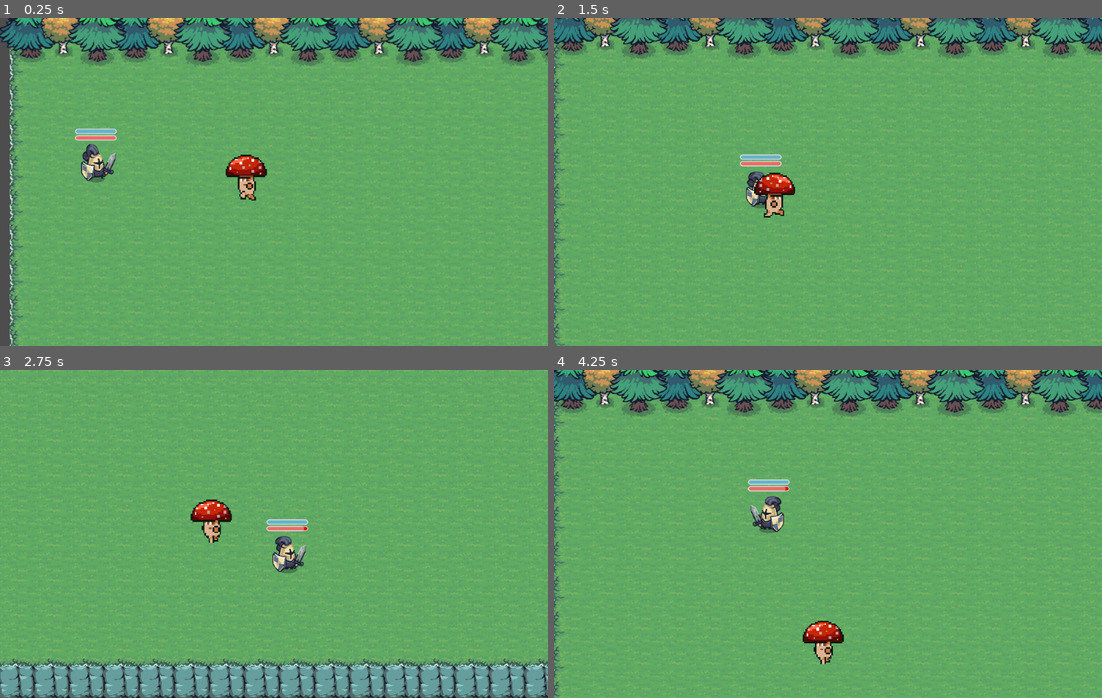
Above: before the commit, frames 1-4 (two rows, left to right).
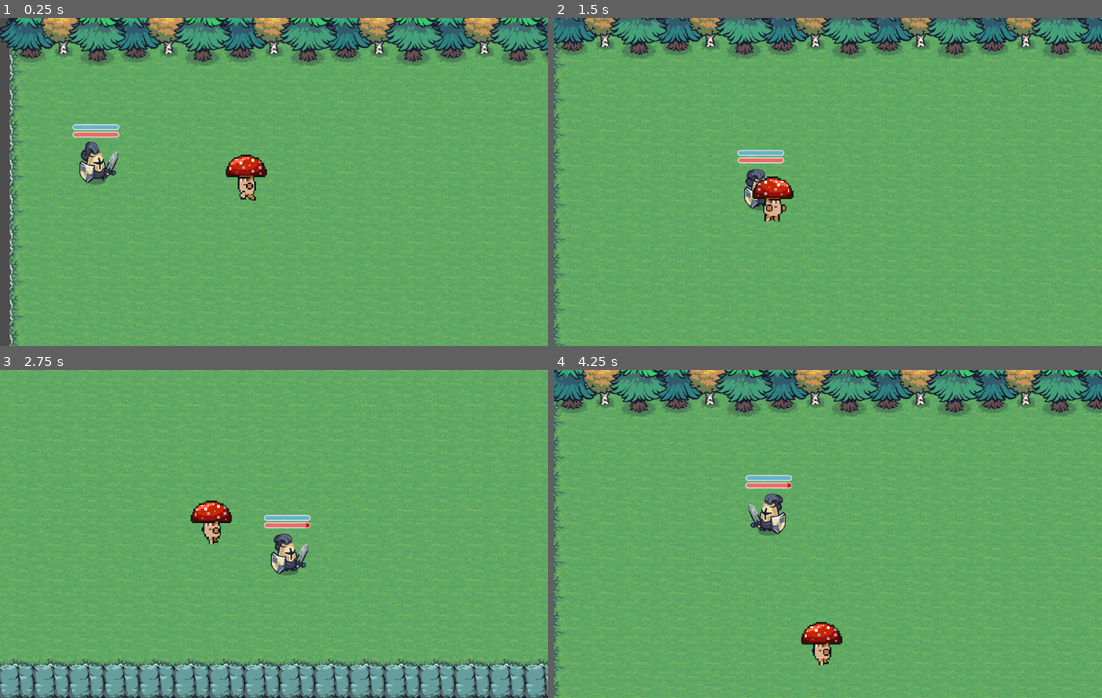
Above: after the commit, the same moments.

Repository: MirkoDiosquez/tortafrita
Game: Godot game, scene res://Escenas/node_2d.tscn
Same seed, same stepped clock (60 frames per second), same inputs: the game is played once before the commit and once after it.
Inputs:
- Up to frame 1 (0.25 s): no input
- Up to frame 2 (1.5 s): hold D (move_right) 0.53-1.28 s; tap P (attack) at 0.6 s; hold S (move_down) from 1.28 s (still down); tap O (block) at 1.35 s
- Up to frame 3 (2.75 s): release S (move_down) at 2.03 s; hold D (move_right) from 2.03 s (still down); tap P (attack) at 2.1 s
- Up to frame 4 (4.25 s): release D (move_right) at 2.78 s; hold W (move_up) 2.78-3.53 s; tap O (block) at 2.85 s; hold A (move_left) from 3.53 s (still down); tap P (attack) at 3.6 s

The runs differ from the first frame. In frame 1, 0.8% of the frame differs, in the area x 13-22%, y 32-51%; in frame 2, 1.3%, in the area x 33-44%, y 40-63%; in frame 3, 1.1%; in frame 4, 1.3%.

Commit message:
avance muy poco

Diff:
--- /dev/null
+++ b/beatem-up-db/Escenas/Fondo/door.tscn
@@ -0,0 +1,26 @@
+[gd_scene format=3]
+
+[ext_resource type="Script" path="res://Scripts/door_transition.gd" id="1_door"]
+
+[sub_resource type="RectangleShape2D" id="RectangleShape2D_door"]
+size = Vector2(60, 120)
+
+[node name="Door" type="Area2D"]
+collision_layer = 32
+collision_mask = 2
+script = ExtResource("1_door")
+
+[node name="CollisionShape2D" type="CollisionShape2D" parent="."]
+shape = SubResource("RectangleShape2D_door")
+
+[node name="Sprite" type="Sprite2D" parent="."]
+modulate = Color(0.6, 0.3, 0.1, 1)
+scale = Vector2(0.5, 1.0)
+
+[node name="Label" type="Label" parent="."]
+offset_left = -30.0
+offset_top = -70.0
+offset_right = 30.0
+offset_bottom = -50.0
+text = "PUERTA"
+horizontal_alignment = 1
--- a/beatem-up-db/Escenas/door.tscn
+++ b/beatem-up-db/Escenas/door.tscn
@@ -1,26 +1,20 @@
-[gd_scene format=3]
+[gd_scene format=3 uid="uid://dqxj3t73y5p11"]
 
-[ext_resource type="Script" path="res://Scripts/door_transition.gd" id="1_door"]
+[ext_resource type="Script" uid="uid://cuarqhr60htj6" path="res://Scripts/door_transition.gd" id="1_door"]
 
 [sub_resource type="RectangleShape2D" id="RectangleShape2D_door"]
 size = Vector2(60, 120)
 
-[node name="Door" type="Area2D"]
+[node name="Door" type="Area2D" unique_id=1205179201]
 collision_layer = 32
 collision_mask = 2
 script = ExtResource("1_door")
 
-[node name="CollisionShape2D" type="CollisionShape2D" parent="."]
+[node name="CollisionShape2D" type="CollisionShape2D" parent="." unique_id=1505345864]
 shape = SubResource("RectangleShape2D_door")
 
-[node name="Sprite" type="Sprite2D" parent="."]
-modulate = Color(0.6, 0.3, 0.1, 1)
-scale = Vector2(0.5, 1.0)
+[node name="StaticBody2D" type="StaticBody2D" parent="." unique_id=1556032706]
 
-[node name="Label" type="Label" parent="."]
-offset_left = -30.0
-offset_top = -70.0
-offset_right = 30.0
-offset_bottom = -50.0
-text = "PUERTA"
-horizontal_alignment = 1
+[node name="CollisionShape2D" type="CollisionShape2D" parent="StaticBody2D" unique_id=1897100997]
+
+[node name="AnimatedSprite2D" type="AnimatedSprite2D" parent="." unique_id=844795076]
--- a/beatem-up-db/Escenas/node_2d.tscn
+++ b/beatem-up-db/Escenas/node_2d.tscn
@@ -13,7 +13,7 @@
 
 [node name="Player" parent="." unique_id=265720657 instance=ExtResource("2_ir8iy")]
 position = Vector2(157, 276)
-scale = Vector2(0.8, 0.8)
+scale = Vector2(0.9, 0.9)
 
 [node name="Deco" parent="." unique_id=572744220 instance=ExtResource("3_epypp")]
 position = Vector2(5, 40)
--- /dev/null
+++ b/beatem-up-db/node_2d.tscn
@@ -0,0 +1,3 @@
+[gd_scene format=3 uid="uid://4i6a2cl2600b"]
+
+[node name="Node2D" type="Node2D" unique_id=1664243427]
Binary file added: beatem-up-db/Assets/DungeonAssets/Pack/Doors.png
Not shown, added: beatem-up-db/Assets/DungeonAssets/Pack/Doors.png.import
Binary file added: beatem-up-db/Assets/DungeonAssets/Pack/DungeonWalls.png
Not shown, added: beatem-up-db/Assets/DungeonAssets/Pack/DungeonWalls.png.import
Binary file added: beatem-up-db/Assets/DungeonAssets/Pack/Ground Tiles.png
Not shown, added: beatem-up-db/Assets/DungeonAssets/Pack/Ground Tiles.png.import
Binary file added: beatem-up-db/Assets/DungeonAssets/Pack/HPbarEmpty.png
Not shown, added: beatem-up-db/Assets/DungeonAssets/Pack/HPbarEmpty.png.import
Binary file added: beatem-up-db/Assets/DungeonAssets/Pack/Indicator.png
Not shown, added: beatem-up-db/Assets/DungeonAssets/Pack/Indicator.png.import
Binary file added: beatem-up-db/Assets/DungeonAssets/Pack/Objects.png
Not shown, added: beatem-up-db/Assets/DungeonAssets/Pack/Objects.png.import
(and 11 more such lines)
